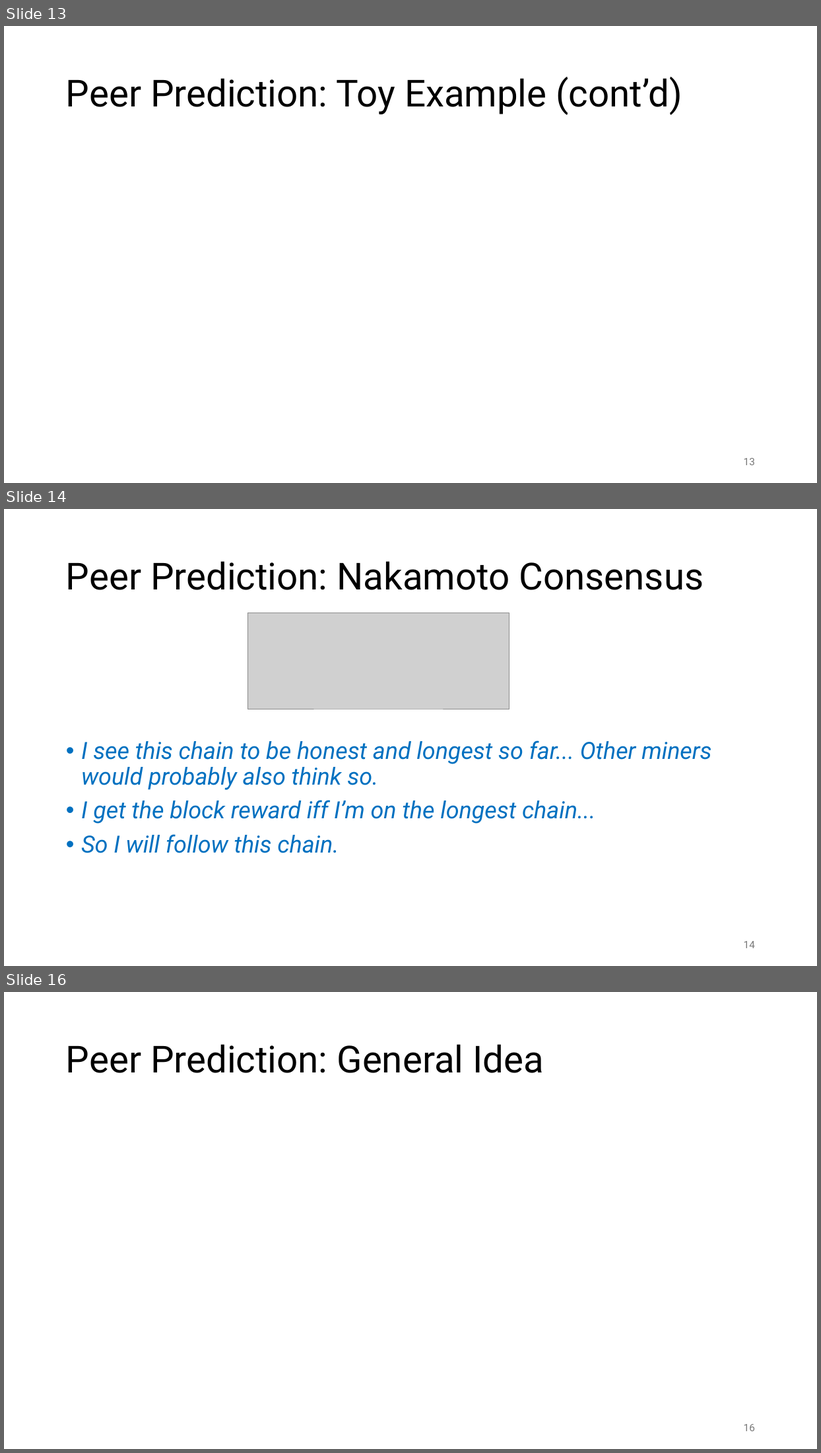
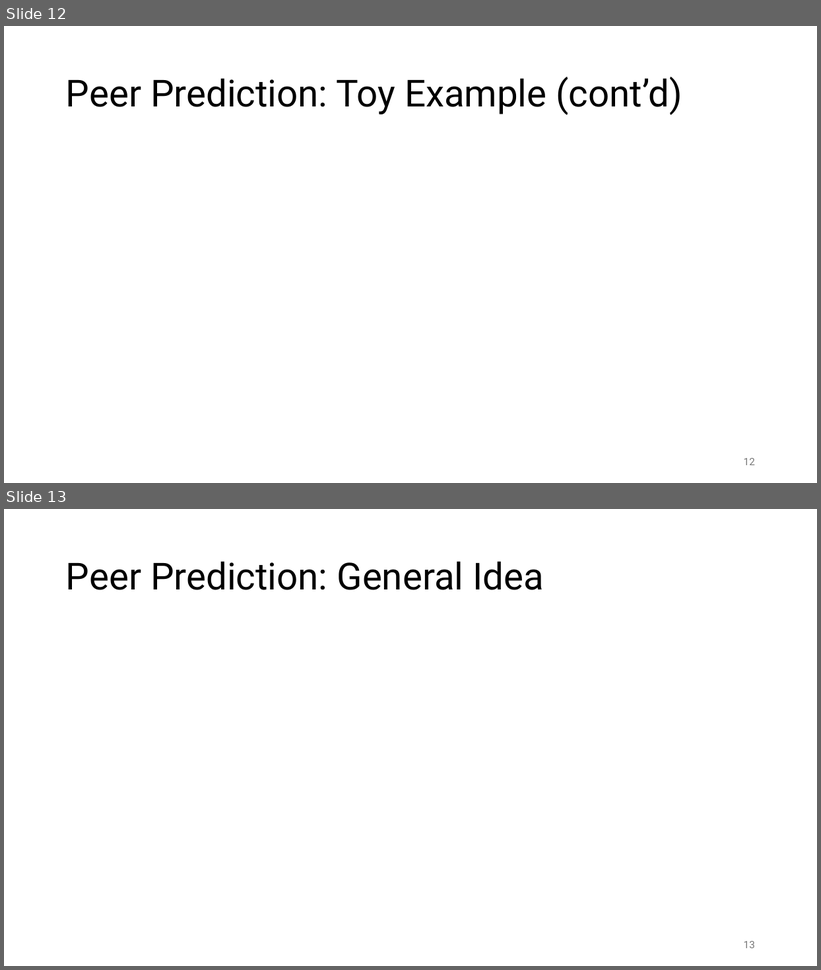
Before and after one commit to wiku30/wiku30.github.io, a slide deck: 2024/VeriPP/VeriPP_informs.pptx. Shown one above the other, each under a label of ours: slides 13, 14 and 16 before the commit, slides 12 and 13 after it; the slides between them are not shown. The pictures are 821x1453 and 821x970 pixels, drawn with LibreOffice and Linux fonts; fonts in the diff are those of the drawing; grey boxes stand for pictures. Boxes give left, top, right and bottom in pixels: in the first picture for what was removed or moved away, otherwise in the second. Text is boxed around its words. In the diff, an @@ line names an element or a change of style, - is before the commit and + after.

```diff
--- a/2024/VeriPP/VeriPP_informs.pptx
+++ b/2024/VeriPP/VeriPP_informs.pptx
@@ slide 14 removed at [4,509,817,966], background #FFFFFF @@
@@ title removed at [66,561,704,590] @@
-Peer Prediction: Nakamoto Consensus
@@ picture removed at [248,613,509,709] @@
@@ text removed at [81,741,712,854] @@
-• I see this chain to be honest and longest so far... Other miners would probably also think so.
-• I get the block reward iff I’m on the longest chain...
-• So I will follow this chain.
@@ page number removed at [744,941,755,949] @@
-14
@@ what was slide 13 is now slide 12 @@
@@ page number at [744,458,755,466]: text changed @@
-13
+12
@@ what was slide 16 is now slide 13 @@
@@ page number at [744,941,755,949]: text changed @@
-16
+13
```
Also in this commit, not shown: 5 slides changed, 5 slides added, 2 other slides removed.
